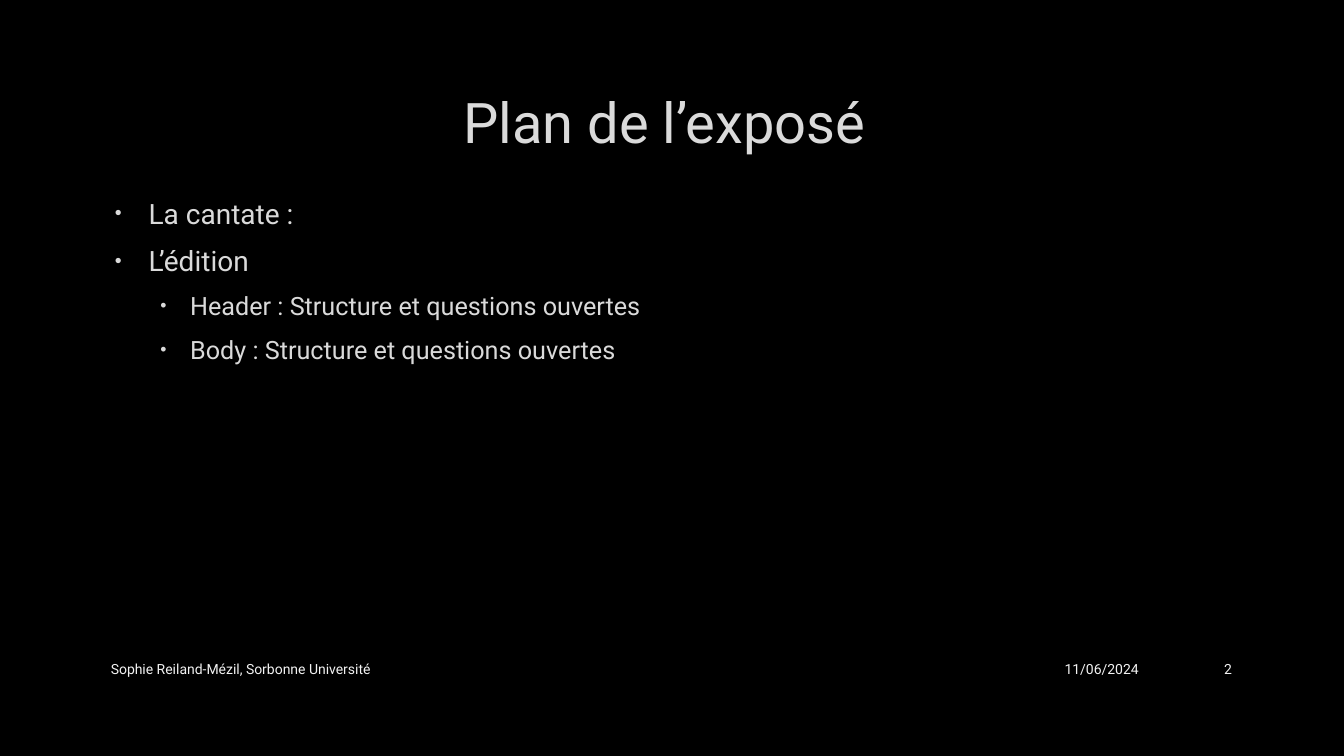
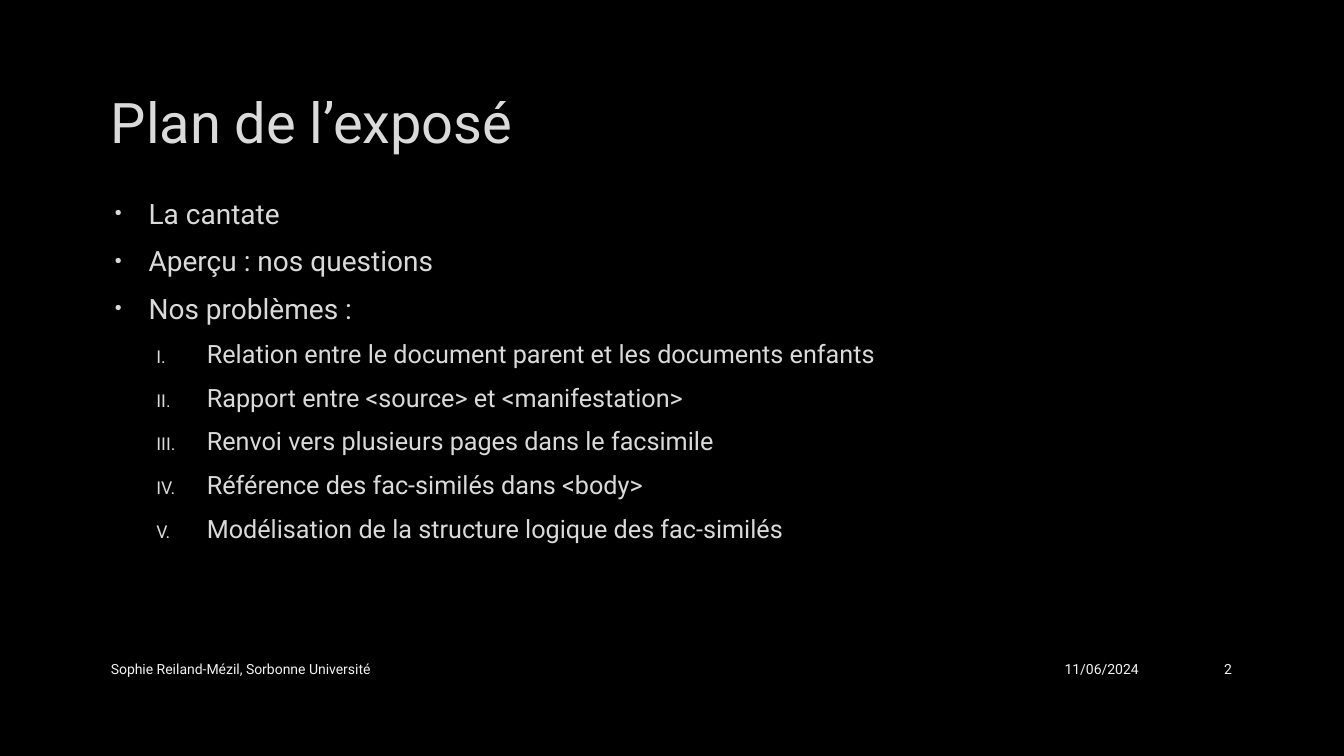
Before and after one commit to SophieReiland/graupner, a slide deck: slide 2 of presentations/Présentation_groupe_MEI.pptx. Drawn at 1344x756 pixels with LibreOffice and Linux fonts; fonts in the diff are those of the drawing; background and template pictures are left out. Boxes give left, top, right and bottom in pixels: in the first picture for what was removed or moved away, otherwise in the second. Text is boxed around its words. In the diff, an @@ line names an element or a change of style, - is before the commit and + after.

```diff
--- a/presentations/Présentation_groupe_MEI.pptx
+++ b/presentations/Présentation_groupe_MEI.pptx
@@ title "Plan de l’exposé" at bbox=[111, 101, 512, 155]: alignment centre to left @@
@@ text at bbox=[149, 204, 875, 544]: text changed @@
-• La cantate :
-• L’édition
-  • Header : Structure et questions ouvertes
-  • Body : Structure et questions ouvertes
+• La cantate
+• Aperçu : nos questions
+• Nos problèmes :
+  I. Relation entre le document parent et les documents enfants
+  II. Rapport entre <source> et <manifestation>
+  III. Renvoi vers plusieurs pages dans le facsimile
+  IV. Référence des fac-similés dans <body>
+  V. Modélisation de la structure logique des fac-similés
```
Also in this commit, not shown: 18 other slides changed, 10 slides added.
